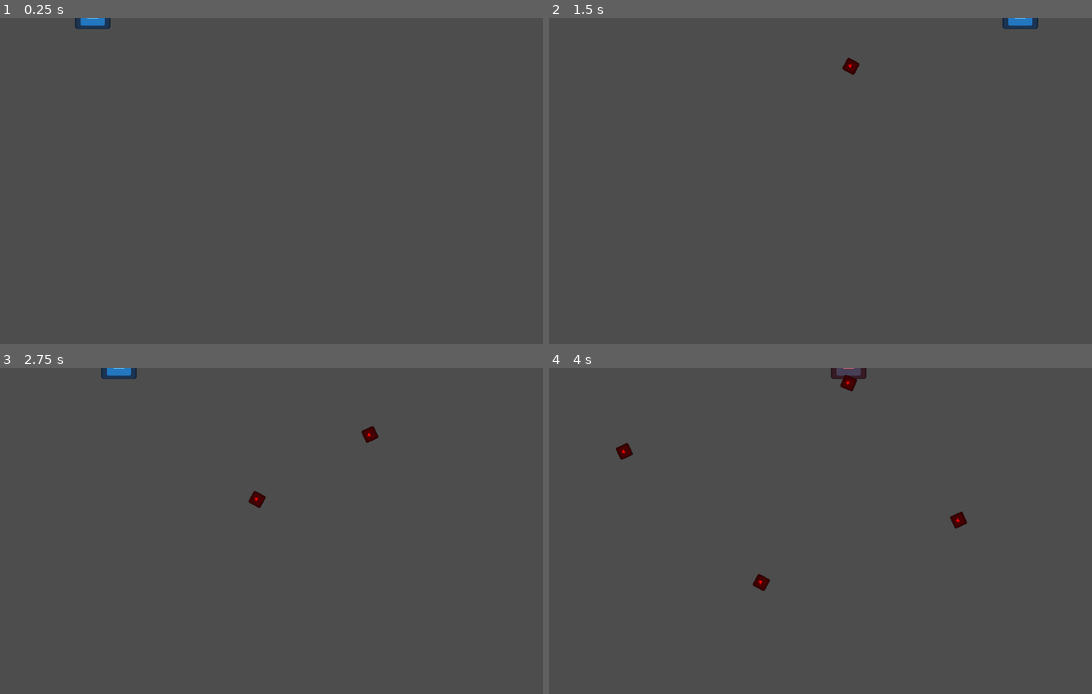
Above: before the commit, frames 1-4 (two rows, left to right).
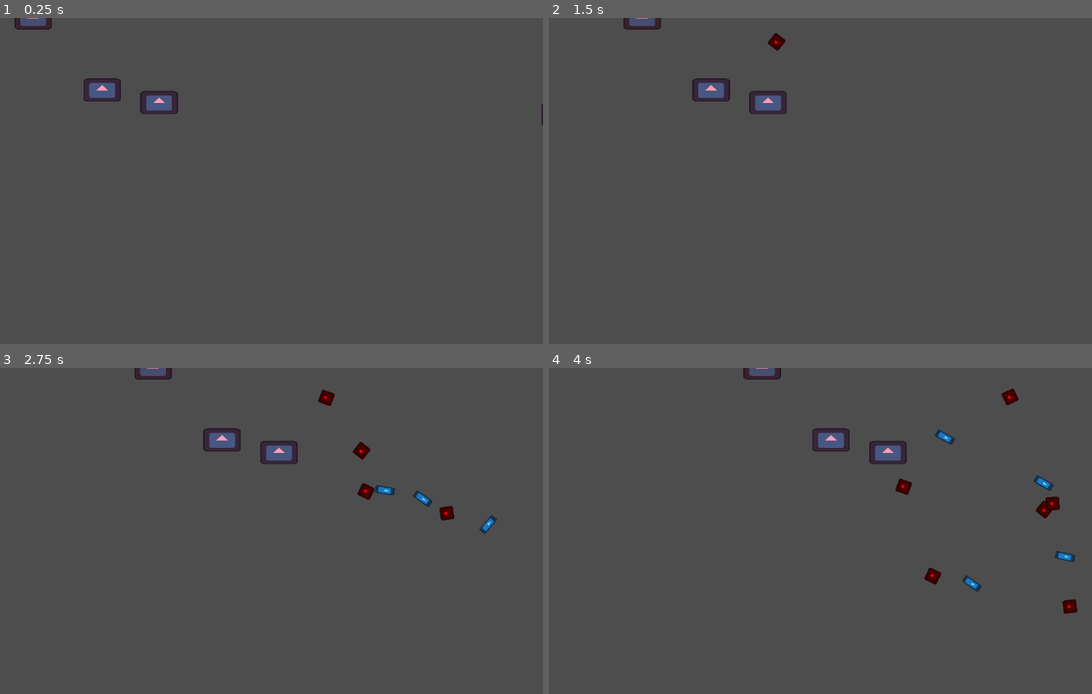
Above: after the commit, the same moments.

Repository: aceofknights/Missile-Game
Game: Godot game, scene res://Scene/boss_world4.tscn
Two runs of this game, one before a commit and one after it. Both use one fixed random seed, a clock stepped at 60 frames per second and the inputs below. This scene is started directly instead of the project's main scene. The engine's default icon, where the game draws it, is replaced by a stand-in: a white triangle on a blue panel in a dark square.
Inputs (mouse positions are in pixels of both pictures, inside the frame that each line leads up to):
- Up to frame 1 (0.25 s): no input
- Up to frame 2 (1.5 s): tap Enter at 0.5 s; move the mouse to (929, 164) at 0.52 s; tap R at 0.6, 1.35 s; click (929, 164) at 0.67 s; move the mouse to (684, 197) at 1.27 s; click (684, 197) at 1.42 s
- Up to frame 3 (2.75 s): move the mouse to (309, 459) at 2.02 s; tap R at 2.1 s; click (309, 459) at 2.17 s
- Up to frame 4 (4 s): move the mouse to (771, 596) at 2.77 s; tap R at 2.85, 3.6 s; click (771, 596) at 2.92 s; move the mouse to (977, 579) at 3.52 s; click (977, 579) at 3.67 s

The runs differ from the first frame. In frame 1, 1.4% of the frame differs, in the area x 2-100%, y 0-33%; in frame 2, 1.6%; in frame 3, 2.3%; in frame 4, 2.7%, in the area x 12-98%, y 0-76%.

Commit message:
Add World 4 Copier boss with modular ion hazard system

Diff:
--- /dev/null
+++ b/Scene/boss_copier_clone.tscn
@@ -0,0 +1,22 @@
+[gd_scene load_steps=5 format=3]
+
+[ext_resource type="Script" path="res://Scripts/BossCopierClone.gd" id="1"]
+[ext_resource type="Texture2D" uid="uid://uy57wpn2tav1" path="res://icon.svg" id="2"]
+
+[sub_resource type="CircleShape2D" id="1"]
+radius = 36.0
+
+[node name="BossCopierClone" type="Area2D"]
+script = ExtResource("1")
+
+[node name="Sprite2D" type="Sprite2D" parent="."]
+modulate = Color(1, 0.62, 0.68, 1)
+scale = Vector2(0.58, 0.36)
+texture = ExtResource("2")
+
+[node name="CollisionShape2D" type="CollisionShape2D" parent="."]
+shape = SubResource("1")
+
+[node name="NormalFireTimer" type="Timer" parent="."]
+
+[node name="IonFireTimer" type="Timer" parent="."]
--- a/Scene/boss_world4.tscn
+++ b/Scene/boss_world4.tscn
@@ -1,40 +1,48 @@
-[gd_scene load_steps=7 format=3]
+[gd_scene load_steps=8 format=3]
 
-[ext_resource type="Script" path="res://Scripts/BossUfo.gd" id="1"]
+[ext_resource type="Script" path="res://Scripts/BossCopier.gd" id="1"]
 [ext_resource type="PackedScene" uid="uid://g0r4peps31qo" path="res://Scene/explosion.tscn" id="2"]
 [ext_resource type="PackedScene" uid="uid://evjxma2qlnwx" path="res://Scene/enemy.tscn" id="3"]
-[ext_resource type="PackedScene" uid="uid://cvsqtfppxjfw0" path="res://Scene/scatter_missile.tscn" id="4"]
-[ext_resource type="Texture2D" uid="uid://uy57wpn2tav1" path="res://icon.svg" id="5"]
+[ext_resource type="PackedScene" path="res://Scene/ion_missile.tscn" id="4"]
+[ext_resource type="PackedScene" path="res://Scene/boss_copier_clone.tscn" id="5"]
+[ext_resource type="Texture2D" uid="uid://uy57wpn2tav1" path="res://icon.svg" id="6"]
 
 [sub_resource type="CircleShape2D" id="1"]
 radius = 42.0
 
-[node name="BossPlaceholder" type="Area2D"]
+[node name="BossCopier" type="Area2D"]
 script = ExtResource("1")
 explosion_scene = ExtResource("2")
 missile_scene = ExtResource("3")
-scatter_missile_scene = ExtResource("4")
+ion_missile_scene = ExtResource("4")
+clone_scene = ExtResource("5")
 
 [node name="Sprite2D" type="Sprite2D" parent="."]
-modulate = Color(0.85, 0.85, 1, 1)
-scale = Vector2(0.55, 0.35)
-texture = ExtResource("5")
+modulate = Color(0.52, 0.88, 1, 1)
+scale = Vector2(0.58, 0.36)
+texture = ExtResource("6")
 
 [node name="CollisionShape2D" type="CollisionShape2D" parent="."]
 shape = SubResource("1")
 
-[node name="ShieldTimer" type="Timer" parent="."]
+[node name="boss_health" type="Label" parent="."]
+offset_left = -32.0
+offset_top = -56.0
+offset_right = 57.0
+offset_bottom = -27.0
+
+[node name="NormalFireTimer" type="Timer" parent="."]
+
+[node name="IonFireTimer" type="Timer" parent="."]
+
+[node name="PhaseTimer" type="Timer" parent="."]
 one_shot = true
-autostart = true
 
-[node name="MissileTimer" type="Timer" parent="."]
-autostart = true
+[node name="CloneDelayTimer" type="Timer" parent="."]
+one_shot = true
 
-[node name="boss_health" type="Label" parent="."]
-offset_left = -20.0
-offset_top = -51.0
-offset_right = 20.0
-offset_bottom = -28.0
+[node name="CloneTimeoutTimer" type="Timer" parent="."]
+one_shot = true
 
-[node name="ScatterTimer" type="Timer" parent="."]
+[node name="VanishTimer" type="Timer" parent="."]
 one_shot = true
--- /dev/null
+++ b/Scene/ion_missile.tscn
@@ -0,0 +1,20 @@
+[gd_scene load_steps=5 format=3]
+
+[ext_resource type="Script" path="res://Scripts/ion_missile.gd" id="1"]
+[ext_resource type="PackedScene" path="res://Scene/ion_zone.tscn" id="2"]
+[ext_resource type="Texture2D" uid="uid://uy57wpn2tav1" path="res://icon.svg" id="3"]
+
+[sub_resource type="CircleShape2D" id="1"]
+radius = 16.0
+
+[node name="IonMissile" type="Area2D"]
+script = ExtResource("1")
+ion_zone_scene = ExtResource("2")
+
+[node name="Sprite2D" type="Sprite2D" parent="."]
+modulate = Color(0.4, 0.85, 1, 1)
+scale = Vector2(0.12, 0.3)
+texture = ExtResource("3")
+
+[node name="CollisionShape2D" type="CollisionShape2D" parent="."]
+shape = SubResource("1")
--- /dev/null
+++ b/Scene/ion_zone.tscn
@@ -0,0 +1,20 @@
+[gd_scene load_steps=4 format=3]
+
+[ext_resource type="Script" path="res://Scripts/ion_zone.gd" id="1"]
+[ext_resource type="Texture2D" uid="uid://uy57wpn2tav1" path="res://icon.svg" id="2"]
+
+[sub_resource type="CircleShape2D" id="1"]
+radius = 120.0
+
+[node name="IonZone" type="Area2D"]
+script = ExtResource("1")
+
+[node name="Sprite2D" type="Sprite2D" parent="."]
+modulate = Color(0.45, 0.75, 1, 0.32)
+texture = ExtResource("2")
+
+[node name="CollisionShape2D" type="CollisionShape2D" parent="."]
+shape = SubResource("1")
+
+[node name="LifeTimer" type="Timer" parent="."]
+one_shot = true
--- /dev/null
+++ b/Scripts/BossCopier.gd
@@ -0,0 +1,287 @@
+extends Area2D
+
+signal enemy_died
+signal boss_defeated
+
+@export var explosion_scene: PackedScene
+@export var missile_scene: PackedScene
+@export var ion_missile_scene: PackedScene
+@export var clone_scene: PackedScene
+
+@export var max_health := 5
+@export var move_speed := 95.0
+@export var shielded_phase_duration := 3.8
+@export var clone_attack_delay := 1.0
+@export var clone_phase_timeout := 4.6
+@export var vanish_duration := 1.25
+@export var reset_delay_after_reappear := 1.0
+@export var normal_fire_interval := 1.25
+@export var ion_fire_interval := 3.2
+@export var clone_count_default := 3
+@export var clone_count_enraged := 5
+
+@onready var sprite: Sprite2D = $Sprite2D
+@onready var boss_health_label: Label = $boss_health
+@onready var normal_fire_timer: Timer = $NormalFireTimer
+@onready var ion_fire_timer: Timer = $IonFireTimer
+@onready var phase_timer: Timer = $PhaseTimer
+@onready var clone_delay_timer: Timer = $CloneDelayTimer
+@onready var clone_timeout_timer: Timer = $CloneTimeoutTimer
+@onready var vanish_timer: Timer = $VanishTimer
+
+var health := 5
+var move_direction := 1.0
+var shield_active := true
+var invulnerable := true
+var is_dead := false
+var clones: Array[Area2D] = []
+
+
+enum BossState {
+	SHIELDED_ATTACK,
+	CLONE_PREP,
+	CLONE_ATTACK,
+	VANISHED
+}
+
+var state: BossState = BossState.SHIELDED_ATTACK
+
+
+func _ready() -> void:
+	health = max_health
+	add_to_group("enemy")
+	monitoring = true
+	monitorable = true
+	area_entered.connect(_on_area_entered)
+
+	normal_fire_timer.wait_time = normal_fire_interval
+	normal_fire_timer.timeout.connect(_on_normal_fire_timer_timeout)
+	normal_fire_timer.start()
+
+	ion_fire_timer.wait_time = ion_fire_interval
+	ion_fire_timer.timeout.connect(_on_ion_fire_timer_timeout)
+	ion_fire_timer.start()
+
+	phase_timer.one_shot = true
+	phase_timer.timeout.connect(_on_phase_timer_timeout)
+
+	clone_delay_timer.one_shot = true
+	clone_delay_timer.timeout.connect(_on_clone_delay_timer_timeout)
+
+	clone_timeout_timer.one_shot = true
+	clone_timeout_timer.timeout.connect(_on_clone_timeout_timer_timeout)
+
+	vanish_timer.one_shot = true
+	vanish_timer.timeout.connect(_on_vanish_timer_timeout)
+
+	_enter_clone_prep_phase()
+
+
+func _process(delta: float) -> void:
+	if is_dead:
+		return
+	_update_movement(delta)
+	boss_health_label.text = "Copier HP %d" % health
+
+
+func _update_movement(delta: float) -> void:
+	if state == BossState.VANISHED:
+		return
+
+	var viewport = get_viewport_rect().size
+	global_position.x += move_direction * move_speed * delta
+	if global_position.x < 120.0:
+		global_position.x = 120.0
+		move_direction = 1.0
+	elif global_position.x > viewport.x - 120.0:
+		global_position.x = viewport.x - 120.0
+		move_direction = -1.0
+
+
+func _on_area_entered(area: Area2D) -> void:
+	if area.name != "Projectile":
+		return
+	area.queue_free()
+	die(false)
+
+
+func die(no_reward := false) -> void:
+	if is_dead:
+		return
+	if invulnerable or shield_active or state != BossState.CLONE_ATTACK:
+		return
+
+	health -= 1
+	if health <= 0:
+		_die_for_real(no_reward)
+		return
+
+	_enter_vanish_phase()
+
+
+func _die_for_real(no_reward := false) -> void:
+	if is_dead:
+		return
+	is_dead = true
+
+	normal_fire_timer.stop()
+	ion_fire_timer.stop()
+	phase_timer.stop()
+	clone_delay_timer.stop()
+	clone_timeout_timer.stop()
+	vanish_timer.stop()
+	_clear_clones()
+
+	if not no_reward:
+		GameManager.add_resources(18)
+
+	if explosion_scene:
+		var explosion = explosion_scene.instantiate()
+		explosion.global_position = global_position
+		explosion.gives_reward = false
+		get_tree().current_scene.add_child(explosion)
+
+	emit_signal("boss_defeated")
+	emit_signal("enemy_died")
+	queue_free()
+
+
+func _on_normal_fire_timer_timeout() -> void:
+	if is_dead:
+		return
+	if state != BossState.SHIELDED_ATTACK and state != BossState.CLONE_ATTACK:
+		return
+	_spawn_missile(missile_scene)
+
+
+func _on_ion_fire_timer_timeout() -> void:
+	if is_dead:
+		return
+	if state != BossState.SHIELDED_ATTACK and state != BossState.CLONE_ATTACK:
+		return
+	_spawn_missile(ion_missile_scene)
+
+
+func _spawn_missile(scene: PackedScene) -> void:
+	if scene == null:
+		return
+
+	var missile = scene.instantiate()
+	GameManager.enemies_alive += 1
+	missile.connect("enemy_died", Callable(GameManager, "_on_enemy_died"))
+
+	var viewport = get_viewport_rect().size
+	var target := Vector2(randf_range(40.0, viewport.x - 40.0), viewport.y)
+	missile.global_position = global_position + Vector2(0, 24)
+	missile.velocity = (target - missile.global_position).normalized()
+	get_tree().current_scene.add_child(missile)
+
+
+func _on_phase_timer_timeout() -> void:
+	if is_dead:
+		return
+	_enter_clone_prep_phase()
+
+
+func _enter_shielded_phase() -> void:
+	state = BossState.SHIELDED_ATTACK
+	shield_active = true
+	invulnerable = true
+	visible = true
+	monitorable = true
+	monitoring = true
+	sprite.modulate = Color(0.52, 0.88, 1.0, 1.0)
+	phase_timer.start(shielded_phase_duration)
+
+
+func _enter_clone_prep_phase() -> void:
+	state = BossState.CLONE_PREP
+	shield_active = false
+	invulnerable = true
+	visible = true
+	sprite.modulate = Color(1.0, 0.55, 0.58, 1.0)
+	_clear_clones()
+	_spawn_clones(_get_clone_count_for_current_health())
+	clone_delay_timer.start(clone_attack_delay)
+
+
+func _on_clone_delay_timer_timeout() -> void:
+	if is_dead or state != BossState.CLONE_PREP:
+		return
+	state = BossState.CLONE_ATTACK
+	invulnerable = false
+	for clone in clones:
+		if is_instance_valid(clone) and clone.has_method("begin_attack_phase"):
+			clone.begin_attack_phase()
+	clone_timeout_timer.start(clone_phase_timeout)
+
+
+func _on_clone_timeout_timer_timeout() -> void:
+	if is_dead:
+		return
+	_clear_clones()
+	_enter_shielded_phase()
+
+
+func _enter_vanish_phase() -> void:
+	state = BossState.VANISHED
+	invulnerable = true
+	shield_active = true
+	_clear_clones()
+	visible = false
+	monitoring = false
+	monitorable = false
+	vanish_timer.start(vanish_duration)
+
+
+func _on_vanish_timer_timeout() -> void:
+	if is_dead:
+		return
+
+	var viewport = get_viewport_rect().size
+	global_position.x = randf_range(140.0, viewport.x - 140.0)
+	global_position.y = randf_range(90.0, minf(200.0, viewport.y * 0.34))
+	visible = true
+	monitoring = true
+	monitorable = true
+
+	_enter_shielded_phase()
+	phase_timer.stop()
+	phase_timer.start(reset_delay_after_reappear)
+
+
+func _spawn_clones(count: int) -> void:
+	if clone_scene == null:
+		return
+
+	var viewport = get_viewport_rect().size
+	for i in count:
+		var clone = clone_scene.instantiate()
+		clone.missile_scene = missile_scene
+		clone.ion_missile_scene = ion_missile_scene
+		clone.normal_fire_interval = normal_fire_interval
+		clone.ion_fire_interval = ion_fire_interval
+		clone.global_position = Vector2(
+			randf_range(100.0, viewport.x - 100.0),
+			randf_range(90.0, minf(220.0, viewport.y * 0.35))
+		)
+		clone.clone_destroyed.connect(_on_clone_destroyed)
+		get_tree().current_scene.add_child(clone)
+		clones.append(clone)
+
+
+func _clear_clones() -> void:
+	for clone in clones:
+		if is_instance_valid(clone):
+			clone.queue_free()
+	clones.clear()
+
+
+func _on_clone_destroyed(clone: Area2D) -> void:
+	clones.erase(clone)
+
+
+func _get_clone_count_for_current_health() -> int:
+	if health <= 2:
+		return clone_count_enraged
+	return clone_count_default
--- /dev/null
+++ b/Scripts/BossCopierClone.gd
@@ -0,0 +1,82 @@
+extends Area2D
+
+signal clone_destroyed(clone: Area2D)
+
+@export var missile_scene: PackedScene
+@export var ion_missile_scene: PackedScene
+@export var normal_fire_interval: float = 1.45
+@export var ion_fire_interval: float = 3.6
+
+@onready var normal_timer: Timer = $NormalFireTimer
+@onready var ion_timer: Timer = $IonFireTimer
+
+var attack_enabled := false
+
+
+func _ready() -> void:
+	add_to_group("enemy")
+	monitoring = true
+	monitorable = true
+	area_entered.connect(_on_area_entered)
+
+	normal_timer.one_shot = false
+	normal_timer.wait_time = normal_fire_interval
+	normal_timer.timeout.connect(_on_normal_fire_timeout)
+
+	ion_timer.one_shot = false
+	ion_timer.wait_time = ion_fire_interval
+	ion_timer.timeout.connect(_on_ion_fire_timeout)
+
+
+func begin_attack_phase() -> void:
+	if attack_enabled:
+		return
+	attack_enabled = true
+	normal_timer.start(randf_range(0.2, normal_fire_interval))
+	ion_timer.start(randf_range(0.6, ion_fire_interval))
+
+
+func stop_attack_phase() -> void:
+	attack_enabled = false
+	normal_timer.stop()
+	ion_timer.stop()
+
+
+func _on_area_entered(area: Area2D) -> void:
+	if area.name != "Projectile":
+		return
+	area.queue_free()
+	_destroy_clone()
+
+
+func _on_normal_fire_timeout() -> void:
+	if not attack_enabled:
+		return
+	_spawn_missile(missile_scene)
+
+
+func _on_ion_fire_timeout() -> void:
+	if not attack_enabled:
+		return
+	_spawn_missile(ion_missile_scene)
+
+
+func _spawn_missile(scene: PackedScene) -> void:
+	if scene == null:
+		return
+
+	var missile = scene.instantiate()
+	GameManager.enemies_alive += 1
+	missile.connect("enemy_died", Callable(GameManager, "_on_enemy_died"))
+
+	var viewport = get_viewport_rect().size
+	var target := Vector2(randf_range(40.0, viewport.x - 40.0), viewport.y)
+	missile.global_position = global_position + Vector2(0, 24)
+	missile.velocity = (target - missile.global_position).normalized()
+	get_tree().current_scene.add_child(missile)
+
+
+func _destroy_clone() -> void:
+	stop_attack_phase()
+	emit_signal("clone_destroyed", self)
+	queue_free()
--- /dev/null
+++ b/Scripts/IonFieldUtils.gd
@@ -0,0 +1,20 @@
+extends RefCounted
+class_name IonFieldUtils
+
+
+static func get_speed_multiplier_at(point: Vector2, for_player_projectile: bool) -> float:
+	var tree := Engine.get_main_loop() as SceneTree
+	if tree == null:
+		return 1.0
+
+	var multiplier := 1.0
+	for zone in tree.get_nodes_in_group("ion_zone"):
+		if zone == null or not zone.has_method("contains_point"):
+			continue
+		if not zone.contains_point(point):
+			continue
+		if for_player_projectile:
+			multiplier *= float(zone.player_projectile_speed_multiplier)
+		else:
+			multiplier *= float(zone.enemy_missile_speed_multiplier)
+	return maxf(0.1, multiplier)
--- a/Scripts/emp_missile.gd
+++ b/Scripts/emp_missile.gd
@@ -11,30 +11,22 @@
 
 func _ready() -> void:
 	rotation = velocity.angle()
-
 	monitoring = true
 	monitorable = true
-
 	area_entered.connect(_on_area_entered)
-
 	add_to_group("enemy")
 	add_to_group("emp_missile")
 
-	print("EMP ready")
-	print("EMP monitoring=", monitoring, " monitorable=", monitorable)
-	print("EMP layer=", collision_layer, " mask=", collision_mask)
-
 
 func _physics_process(delta: float) -> void:
-	position += velocity * speed * delta
+	var zone_multiplier := IonFieldUtils.get_speed_multiplier_at(global_position, false)
+	position += velocity * speed * zone_multiplier * delta
 
 	if position.y >= get_viewport_rect().size.y:
 		die(true)
 
 
 func _on_area_entered(area: Area2D) -> void:
-	print("EMP touched area: ", area.name, " groups: ", area.get_groups())
-
 	if area.name == "Projectile":
 		die(false)
 		area.queue_free()
--- a/Scripts/enemy.gd
+++ b/Scripts/enemy.gd
@@ -1,32 +1,33 @@
 extends Area2D
+
 @export var explosion_scene: PackedScene
-var speed = 150
-var velocity = Vector2.ZERO
+@export var speed := 150.0
+
 signal enemy_died
-var is_dying = false
 
-func _ready():
+var velocity := Vector2.ZERO
+var is_dying := false
+
+
+func _ready() -> void:
 	rotation = velocity.angle()
 	connect("area_entered", Callable(self, "_on_area_entered"))
 	add_to_group("enemy")
-	# this is a test comment
 
-func _process(delta):
-	position += velocity * speed * delta
 
-	# Check if hit the ground
+func _process(delta: float) -> void:
+	var zone_multiplier := IonFieldUtils.get_speed_multiplier_at(global_position, false)
+	position += velocity * speed * zone_multiplier * delta
+
 	if position.y >= get_viewport_rect().size.y:
-		print("Enemy hit the ground!")
-		die(true)  # So we still emit enemy_died
+		die(true)
 
-func _on_area_entered(area):
-	print("Entered: ", area.name)
+
+func _on_area_entered(area: Area2D) -> void:
 	if area.name == "Projectile":
-		print("🔫 Hit by projectile")
 		die(false)
 		area.queue_free()
 	elif area.is_in_group("defense_target"):
-		print("🏠 Hit a defense target")
 		if area.has_method("die"):
 			area.call_deferred("die")
 		else:
@@ -34,28 +35,20 @@
 		die(true)
 
 
-func die(no_reward := false):
+func die(no_reward := false) -> void:
 	if is_dying:
-		print("⚠️ Already dying, skipping...")
 		return
 	is_dying = true
 
-	# Only reward when not falling
 	if not no_reward:
 		GameManager.add_resources(1)
 
-	print("Enemy died")
 	emit_signal("enemy_died")
 
 	if explosion_scene:
-		print("💥 Spawning explosion")
 		var explosion = explosion_scene.instantiate()
 		explosion.global_position = global_position
-		# ✅ Set reward flag for the explosion
 		explosion.gives_reward = not no_reward
-  # true = player deserves reward
+		get_tree().current_scene.add_child(explosion)
 
-		get_tree().current_scene.add_child(explosion)
-	else:
-		print("❌ No explosion scene!")
 	queue_free()
--- /dev/null
+++ b/Scripts/ion_missile.gd
@@ -0,0 +1,73 @@
+extends Area2D
+
+signal enemy_died
+
+@export var speed: float = 165.0
+@export var ion_zone_scene: PackedScene
+@export var ion_zone_duration: float = 3.8
+@export var ion_zone_radius: float = 115.0
+@export var explode_height_ratio_min: float = 0.42
+@export var explode_height_ratio_max: float = 0.68
+
+var velocity: Vector2 = Vector2.ZERO
+var is_dying := false
+var explode_y: float = 0.0
+
+
+func _ready() -> void:
+	add_to_group("enemy")
+	add_to_group("ion_missile")
+	rotation = velocity.angle()
+	area_entered.connect(_on_area_entered)
+
+	var viewport_height := get_viewport_rect().size.y
+	var min_y := viewport_height * minf(explode_height_ratio_min, explode_height_ratio_max)
+	var max_y := viewport_height * maxf(explode_height_ratio_min, explode_height_ratio_max)
+	explode_y = randf_range(min_y, max_y)
+
+
+func _physics_process(delta: float) -> void:
+	if is_dying:
+		return
+
+	var speed_multiplier := IonFieldUtils.get_speed_multiplier_at(global_position, false)
+	position += velocity * speed * speed_multiplier * delta
+
+	if global_position.y >= explode_y:
+		_detonate(true)
+
+
+func _on_area_entered(area: Area2D) -> void:
+	if is_dying:
+		return
+	if area.name == "Projectile":
+		area.queue_free()
+		_detonate(false)
+	elif area.is_in_group("defense_target"):
+		if area.has_method("die"):
+			area.call_deferred("die")
+		_detonate(true)
+
+
+func _detonate(no_reward: bool) -> void:
+	if is_dying:
+		return
+	is_dying = true
+
+	if not no_reward:
+		GameManager.add_resources(1)
+
+	_spawn_ion_zone()
+	emit_signal("enemy_died")
+	queue_free()
+
+
+func _spawn_ion_zone() -> void:
+	if ion_zone_scene == null:
+		return
+
+	var zone = ion_zone_scene.instantiate()
+	zone.global_position = global_position
+	zone.duration = ion_zone_duration
+	zone.radius = ion_zone_radius
+	get_tree().current_scene.add_child(zone)
--- /dev/null
+++ b/Scripts/ion_zone.gd
@@ -0,0 +1,35 @@
+extends Area2D
+
+@export var duration: float = 3.0
+@export var radius: float = 120.0
+@export var player_projectile_speed_multiplier: float = 0.55
+@export var enemy_missile_speed_multiplier: float = 1.4
+
+@onready var life_timer: Timer = $LifeTimer
+@onready var collision_shape: CollisionShape2D = $CollisionShape2D
+@onready var sprite: Sprite2D = $Sprite2D
+
+
+func _ready() -> void:
+	add_to_group("ion_zone")
+	monitoring = false
+	monitorable = false
+
+	var circle := collision_shape.shape as CircleShape2D
+	if circle == null:
+		circle = CircleShape2D.new()
+		collision_shape.shape = circle
+	circle.radius = radius
+
+	if sprite:
+		var diameter := maxf(1.0, radius * 2.0)
+		sprite.scale = Vector2(diameter / 128.0, diameter / 128.0)
+
+	life_timer.wait_time = duration
+	life_timer.one_shot = true
+	life_timer.timeout.connect(queue_free)
+	life_timer.start()
+
+
+func contains_point(point: Vector2) -> bool:
+	return global_position.distance_squared_to(point) <= radius * radius
--- a/Scripts/projectile.gd
+++ b/Scripts/projectile.gd
@@ -2,26 +2,33 @@
 
 @export var explosion_scene: PackedScene
 @export var speed := 400
-var target: Vector2  # This stores where the projectile is going
+var target: Vector2
 
-func _ready():
+
+func _ready() -> void:
 	speed *= GameManager.get_missile_speed_multiplier()
 	look_at(target)
 	connect("area_entered", Callable(self, "_on_area_entered"))
+	add_to_group("projectile")
 
-func _process(delta):
-	var direction = (target - global_position)
-	if direction.length() < speed * delta:
+
+func _process(delta: float) -> void:
+	var direction := target - global_position
+	var zone_multiplier := IonFieldUtils.get_speed_multiplier_at(global_position, true)
+	var step := speed * zone_multiplier * delta
+
+	if direction.length() < step:
 		explode()
 	else:
-		position += direction.normalized() * speed * delta
+		position += direction.normalized() * step
 
-func _on_area_entered(area):
+
+func _on_area_entered(area: Area2D) -> void:
 	if area.is_in_group("enemy"):
-		print("🎯 Hit enemy!")
 		explode()
 
-func explode():
+
+func explode() -> void:
 	if explosion_scene:
 		var explosion = explosion_scene.instantiate()
 		explosion.global_position = global_position
--- a/Scripts/scatter_missile.gd
+++ b/Scripts/scatter_missile.gd
@@ -2,16 +2,10 @@
 
 signal enemy_died
 
-# NOTE: explosion_scene kept here only so you don't break inspector refs,
-# but we will NOT use it for scatter anymore.
 @export var explosion_scene: PackedScene
 @export var child_missile_scene: PackedScene
-
-# PATCH: split after 1 second of travel
 @export var split_delay := 1.0
 @export var speed := 140.0
-
-# Optional: control spread by offsets OR by angle; this keeps your old offset approach.
 @export var split_offsets := [-140.0, 0.0, 140.0]
 
 var velocity := Vector2.ZERO
@@ -21,79 +15,62 @@
 @onready var split_timer: Timer = $SplitTimer
 
 
-func _ready():
+func _ready() -> void:
 	add_to_group("enemy")
 	rotation = velocity.angle()
 	connect("area_entered", Callable(self, "_on_area_entered"))
 
-	split_timer.one_shot = true # PATCH: ensure it only fires once
+	split_timer.one_shot = true
 	split_timer.wait_time = split_delay
 	split_timer.timeout.connect(_on_split_timer_timeout)
 	split_timer.start()
 
 
-func _process(delta):
-	position += velocity * speed * delta
+func _process(delta: float) -> void:
+	var zone_multiplier := IonFieldUtils.get_speed_multiplier_at(global_position, false)
+	position += velocity * speed * zone_multiplier * delta
 
-	# If it reaches the bottom before splitting, just remove it (no explosion),
-	# but still spawn children from that point (same behavior as "death point").
 	if position.y >= get_viewport_rect().size.y:
 		_split_and_remove()
 
 
-func _on_area_entered(area):
+func _on_area_entered(area: Area2D) -> void:
 	if area.is_in_group("building"):
 		area.queue_free()
-		# PATCH: on hit, split from impact point (no explosion)
 		_split_and_remove()
 
 
-func _on_split_timer_timeout():
-	# PATCH: split after delay, no explosion
+func _on_split_timer_timeout() -> void:
 	_split_and_remove()
 
 
-# PATCH: unified "death" for scatter = split + remove, no explosion, no rewards
-func _split_and_remove():
+func _split_and_remove() -> void:
 	if is_dying or has_split:
 		return
 
 	is_dying = true
 	has_split = true
-
 	split_into_children()
-
-	# IMPORTANT: keep enemy counting consistent
 	emit_signal("enemy_died")
-
 	queue_free()
 
 
-func split_into_children():
+func split_into_children() -> void:
 	if child_missile_scene == null:
 		return
 
 	var viewport = get_viewport_rect().size
-
-	# Spawn three normal missiles from this exact point
 	var base_target_x = clamp(global_position.x, 120.0, viewport.x - 120.0)
 
 	for offset in split_offsets:
 		var child = child_missile_scene.instantiate()
-
-		# keep your enemies_alive accounting consistent
 		GameManager.enemies_alive += 1
 		child.connect("enemy_died", Callable(GameManager, "_on_enemy_died"))
-
 		child.global_position = global_position
 
-		# Aim children downward toward the ground with spread in X
 		var target = Vector2(
 			clamp(base_target_x + float(offset), 40.0, viewport.x - 40.0),
 			viewport.y
 		)
-
-		# Your normal missile expects `velocity` (like your boss spawner sets)
 		child.velocity = (target - global_position).normalized()
-
 		get_tree().current_scene.add_child(child)
